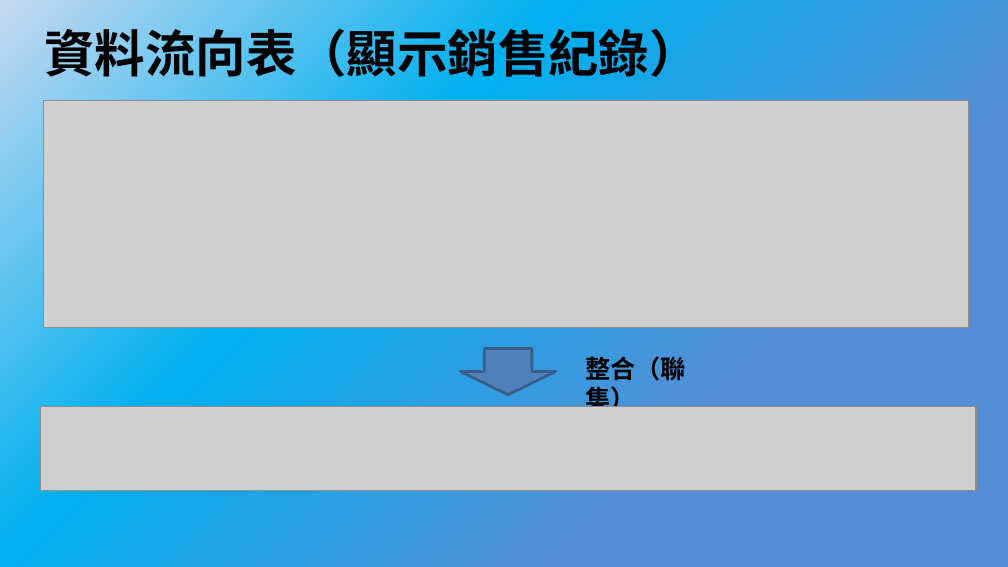
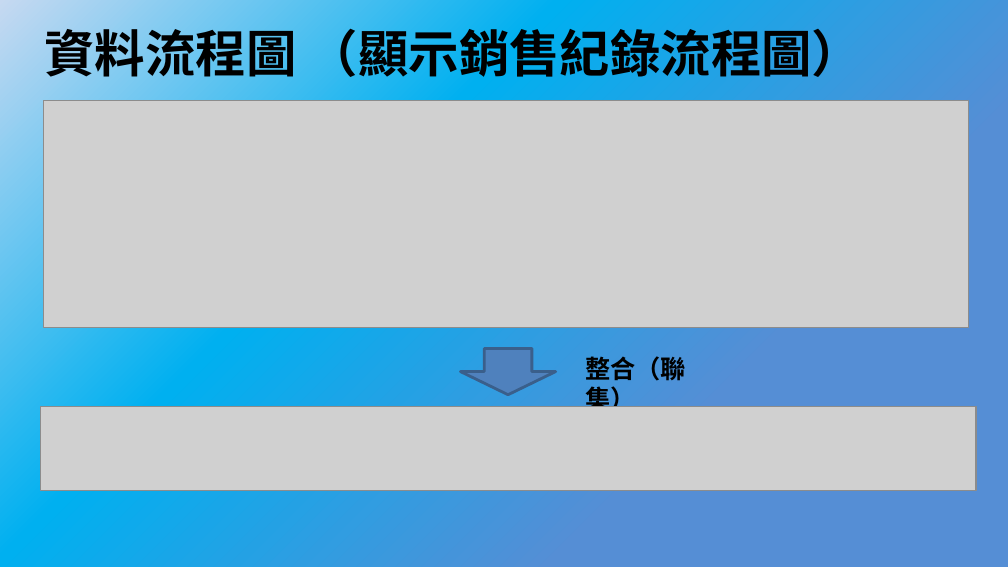
Before and after one commit to bnuby/Mobile-Application-Software, a slide deck: slide 12 of 系統分析/系統分析期中報告.pptx (slide 13 before the commit). Drawn at 1008x567 pixels with LibreOffice and Linux fonts; fonts in the diff are those of the drawing; grey boxes stand for pictures. Boxes give left, top, right and bottom in pixels: in the first picture for what was removed or moved away, otherwise in the second. Text is boxed around its words. In the diff, an @@ line names an element or a change of style, - is before the commit and + after.

```diff
--- a/系統分析/系統分析期中報告.pptx
+++ b/系統分析/系統分析期中報告.pptx
@@ title at box(44, 21, 862, 85): text changed @@
-資料流向表（顯示銷售紀錄）
+資料流程圖 （顯示銷售紀錄流程圖）
```
Also in this commit, not shown: 11 other slides changed, 1 slide removed, 5 other files.
